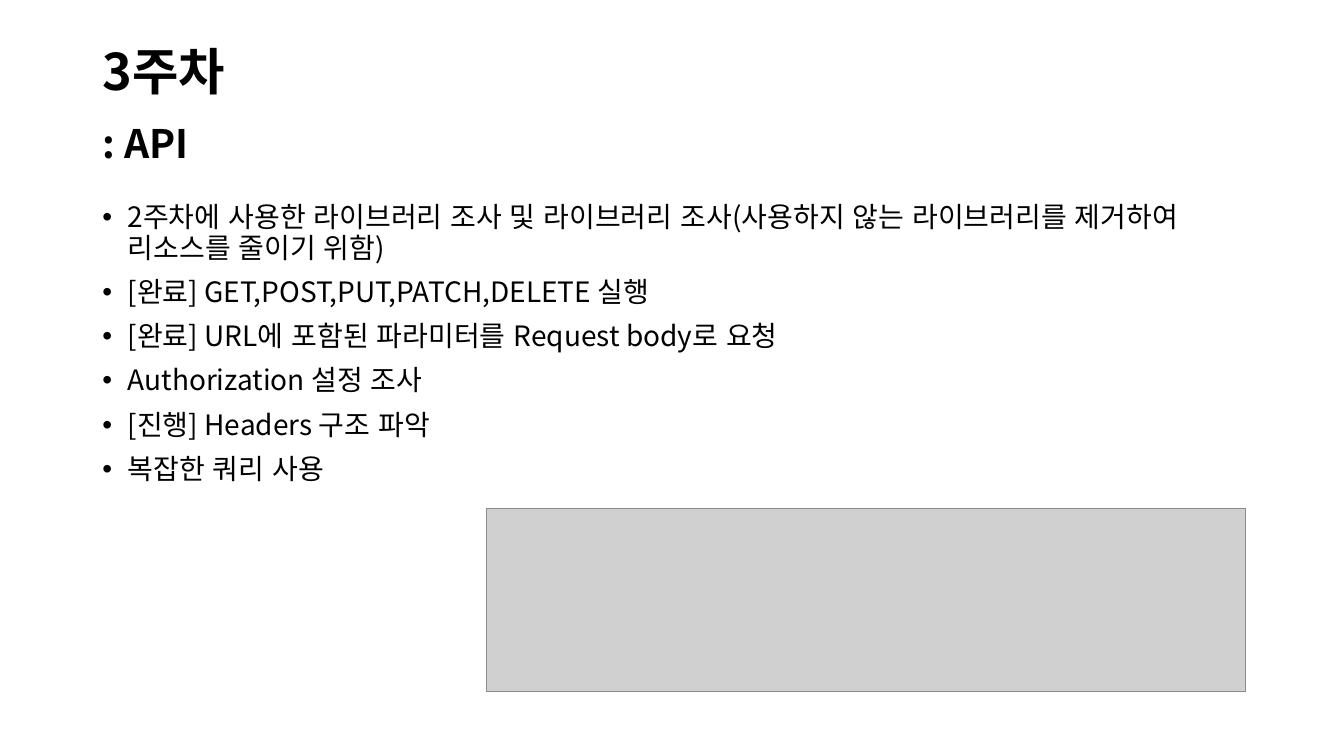
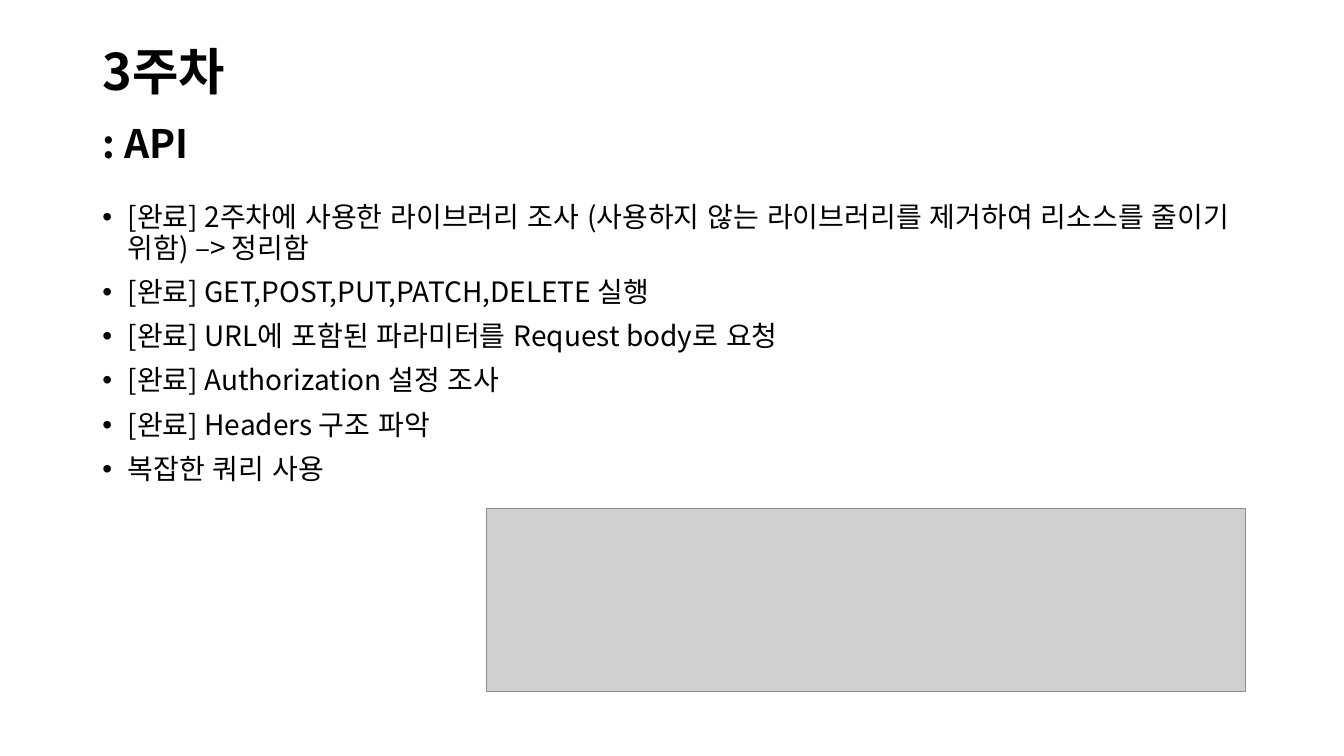
Before and after one commit to jiyoon-choii/Iochord_study_java-2024-, a slide deck: slide 22 of JAVA 프로젝트.pptx. Drawn at 1344x756 pixels with LibreOffice and Linux fonts; fonts in the diff are those of the drawing; grey boxes stand for pictures. Boxes give left, top, right and bottom in pixels: in the first picture for what was removed or moved away, otherwise in the second. Text is boxed around its words. In the diff, an @@ line names an element or a change of style, - is before the commit and + after.

```diff
--- a/JAVA 프로젝트.pptx
+++ b/JAVA 프로젝트.pptx
@@ text at (128,203,1229,264): text changed @@
-• 2주차에 사용한 라이브러리 조사 및 라이브러리 조사(사용하지 않는 라이브러리를 제거하여 리소스를 줄이기 위함)
+• [완료] 2주차에 사용한 라이브러리 조사 (사용하지 않는 라이브러리를 제거하여 리소스를 줄이기 위함) –> 정리함
@@ text at (128,366,500,440): text changed @@
-• Authorization 설정 조사
-• [진행] Headers 구조 파악
+• [완료] Authorization 설정 조사
+• [완료] Headers 구조 파악
```
Also in this commit, not shown: 10 other slides changed, 6 slides added, 18 other files.
